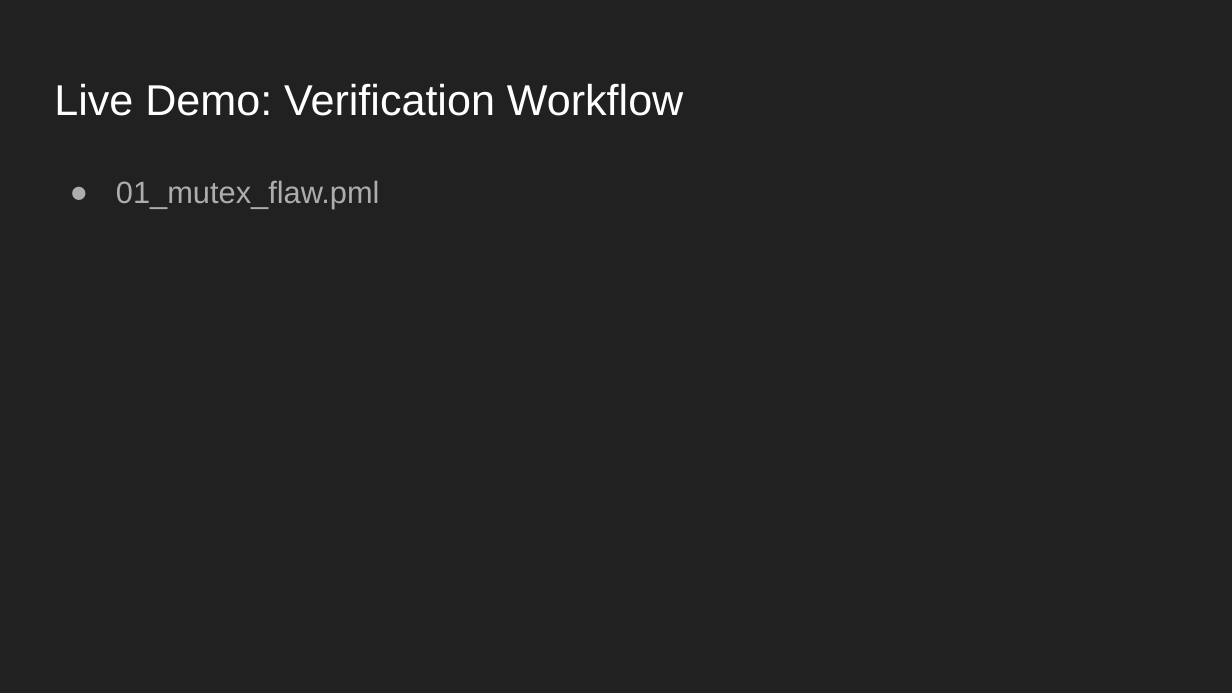
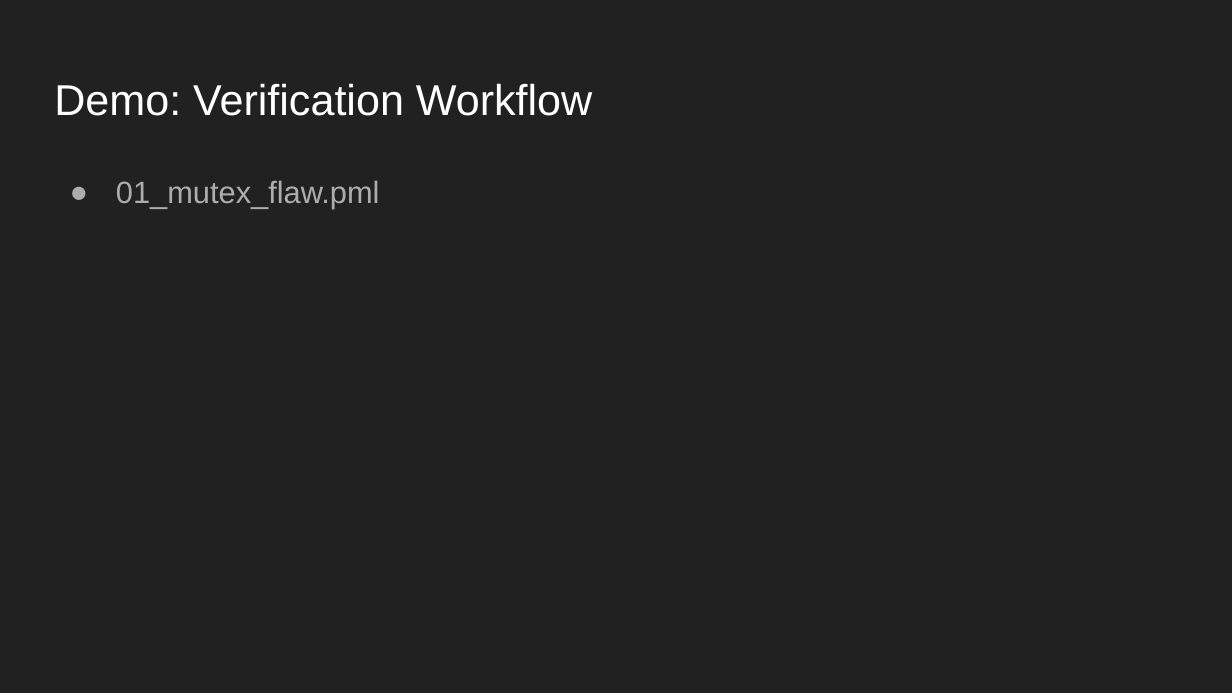
Before and after one commit to LeoXS/model_checking_ppt, a slide deck: slide 10 of Model Checking with Spin Model Checker.pptx (slide 9 before the commit). Drawn at 1232x693 pixels with LibreOffice and Linux fonts; fonts in the diff are those of the drawing. Boxes give left, top, right and bottom in pixels: in the first picture for what was removed or moved away, otherwise in the second. Text is boxed around its words. In the diff, an @@ line names an element or a change of style, - is before the commit and + after.

```diff
--- a/Model Checking with Spin Model Checker.pptx
+++ b/Model Checking with Spin Model Checker.pptx
@@ title at <box>54,83,592,116</box>: text changed @@
-Live Demo: Verification Workflow
+Demo: Verification Workflow
```
Also in this commit, not shown: 10 other slides changed, 10 slides added, 1 slide removed, 7 other files.
